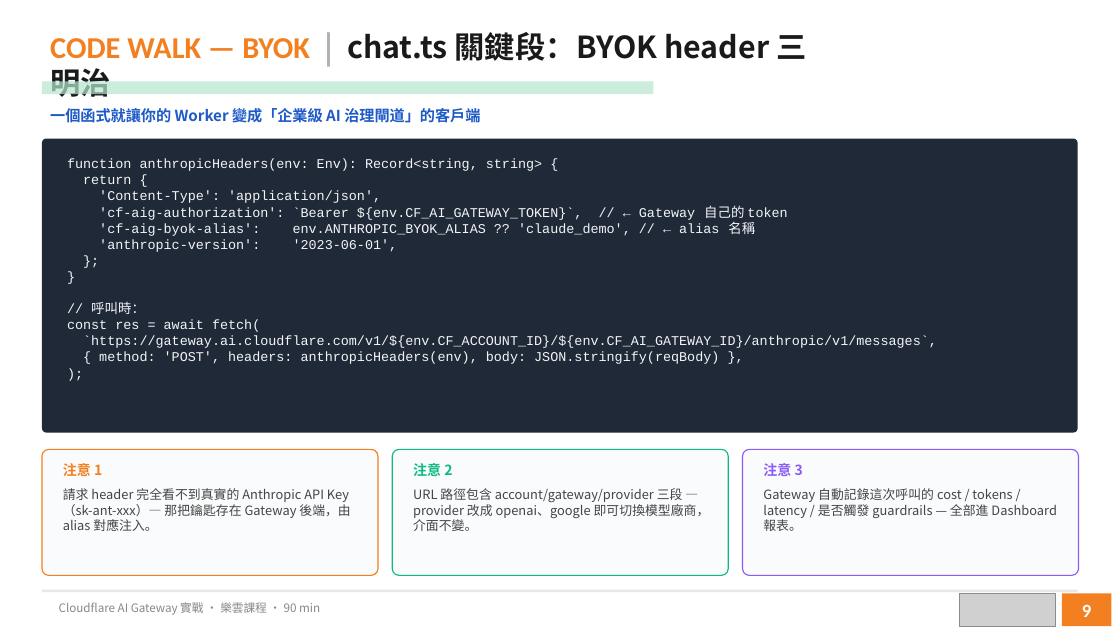
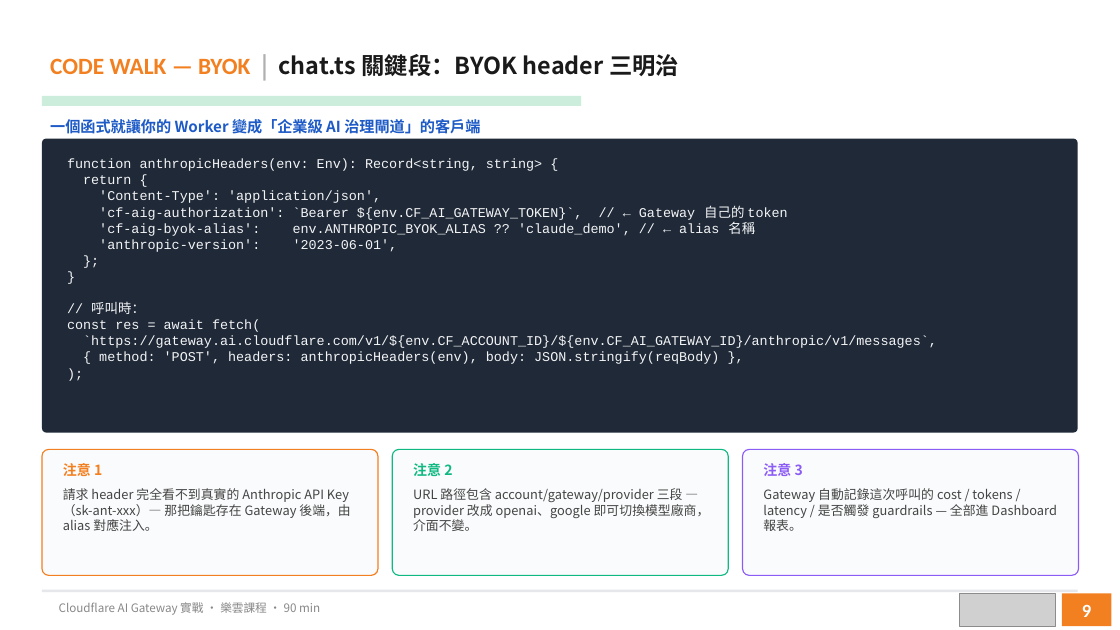
Before and after one commit to victor-workspace/cloudflare-aigw-course, a slide deck: slide 9 of slides/aigw-course.pptx. Drawn at 1120x630 pixels with LibreOffice and Linux fonts; fonts in the diff are those of the drawing; grey boxes stand for pictures. Boxes give left, top, right and bottom in pixels: in the first picture for what was removed or moved away, otherwise in the second. Text is boxed around its words. In the diff, an @@ line names an element or a change of style, - is before the commit and + after.

```diff
--- a/slides/aigw-course.pptx
+++ b/slides/aigw-course.pptx
@@ text "CODE WALK — BYOK | ..." at <box>50,54,679,76</box>: size 26 to 20 pt @@
@@ text "一個函式就讓你的 Worker 變成「企業級 AI 治理閘道」的客戶端": place and size @@
-text "一個函式就讓你的 Worker 變成「企業級 AI 治理閘道」的客戶端" at <box>50,108,480,123</box>
+text "一個函式就讓你的 Worker 變成「企業級 AI 治理閘道」的客戶端" at <box>50,119,480,134</box>
@@ rectangle: place and size @@
-rectangle at <box>42,82,654,94</box>
+rectangle at <box>42,96,581,106</box>
```
Also in this commit, not shown: 9 other slides changed, 1 slide added, 1 slide removed, 3 other files.
